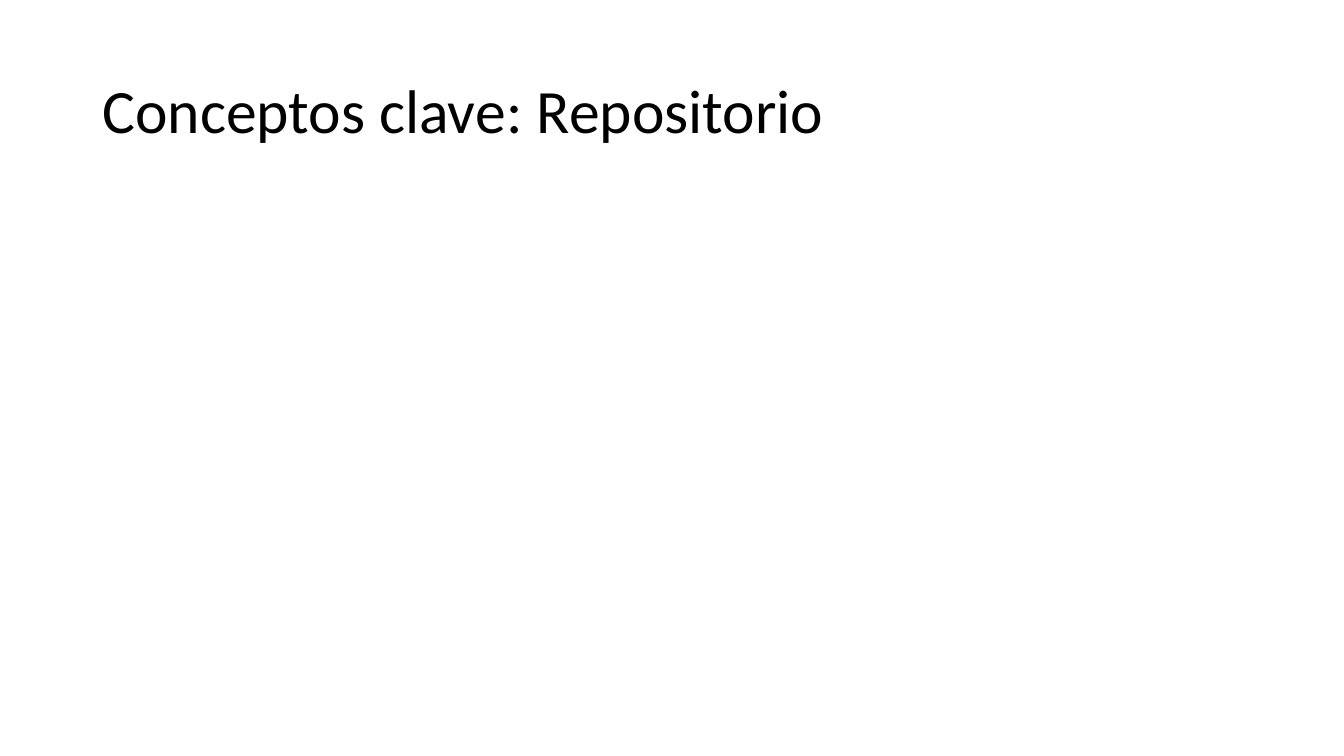
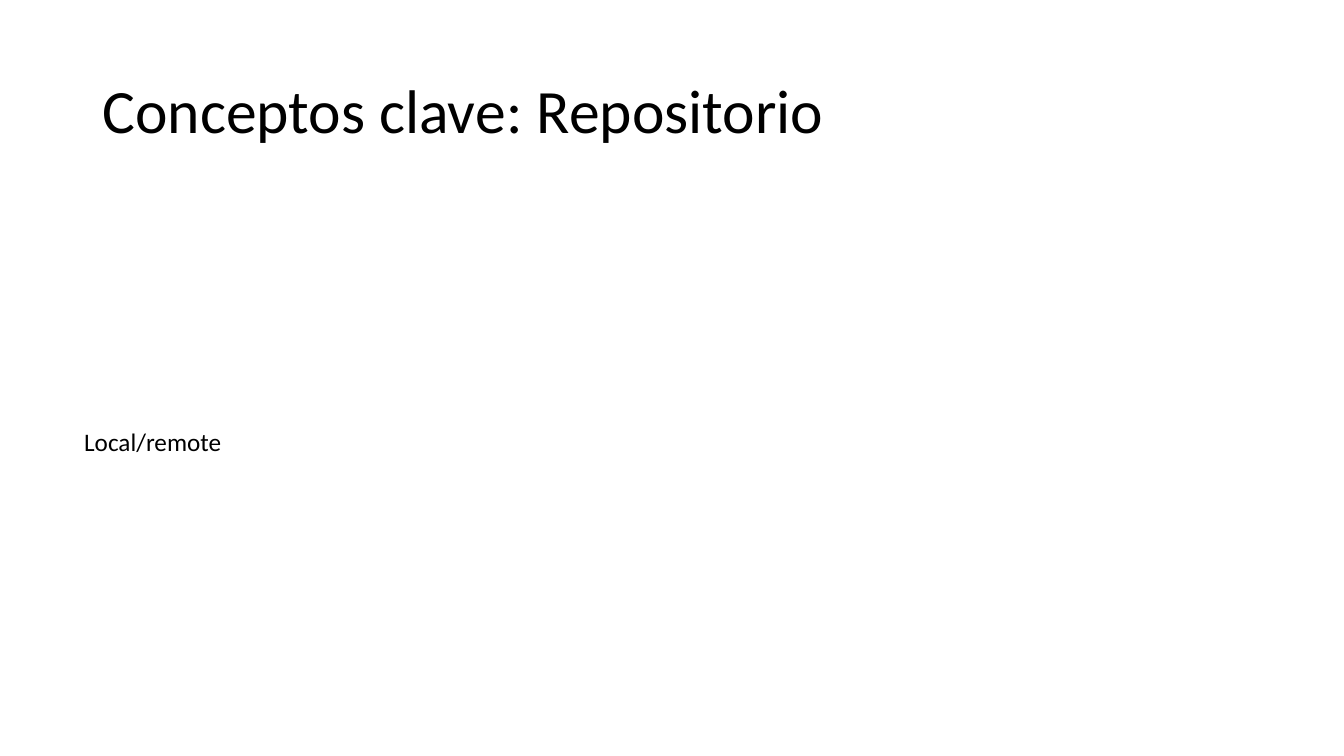
Before and after one commit to Shisah/GitGud2, a slide deck: slide 4 of Presentation/Git Gud 2.pptx. Drawn at 1344x756 pixels with LibreOffice and Linux fonts; fonts in the diff are those of the drawing. Boxes give left, top, right and bottom in pixels: in the first picture for what was removed or moved away, otherwise in the second. Text is boxed around its words. In the diff, an @@ line names an element or a change of style, - is before the commit and + after.

```diff
--- a/Presentation/Git Gud 2.pptx
+++ b/Presentation/Git Gud 2.pptx
@@ text added at [84, 433, 221, 452], 18 pt, text #000000 @@
+Local/remote
```
Also in this commit, not shown: 9 slides added.
